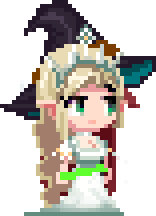
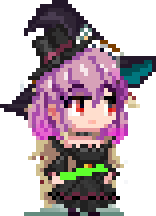
Revision of a layered 156×216 image; what changed, layer by layer:
added group "3" with 9 layers above "2" over left=20, top=24, right=128, bottom=216
added layer "Chest_3" in group "3" over left=68, top=132, right=108, bottom=168
added layer "Hand_Left_3" in group "3" over left=44, top=136, right=68, bottom=184
added layer "Hand_Right_3" in group "3" over left=100, top=136, right=120, bottom=184
added layer "Body_3" in group "3" over left=48, top=164, right=120, bottom=200
added layer "BodyBack_3" in group "3" over left=52, top=184, right=116, bottom=212
added layer "Hat_3" in group "3" over left=28, top=24, right=96, bottom=80
added layer "Leg_Left_3" in group "3" over left=68, top=184, right=80, bottom=216
added layer "Leg_Right_3" in group "3" over left=88, top=176, right=100, bottom=216
added layer "Head_3" in group "3" over left=20, top=44, right=128, bottom=144
added group "2" with 9 layers above "1" over left=20, top=40, right=140, bottom=216
added layer "Chest_2" in group "2" over left=64, top=132, right=108, bottom=168
added layer "Hand_Left_2" in group "2" over left=56, top=140, right=72, bottom=184
added layer "Hand_Right_2" in group "2" over left=100, top=144, right=112, bottom=184
added layer "Body_2" in group "2" over left=52, top=164, right=120, bottom=204
added layer "Leg_Left_2" in group "2" over left=68, top=176, right=80, bottom=216
added layer "Leg_Right_2" in group "2" over left=88, top=176, right=100, bottom=216
added layer "Head_2" in group "2" over left=20, top=40, right=140, bottom=204
moved "Hand_Left" above "Hand_Right" over left=56, top=140, right=72, bottom=184
moved "Hand_Right" above "Body" over left=100, top=144, right=112, bottom=184
renamed "Hand_Left" to "Hand_Left_0", moved it above "Hand_Right_0" over left=52, top=140, right=68, bottom=184
renamed "Hand_Right" to "Hand_Right_0", moved it above "Body_0" over left=100, top=140, right=112, bottom=184
